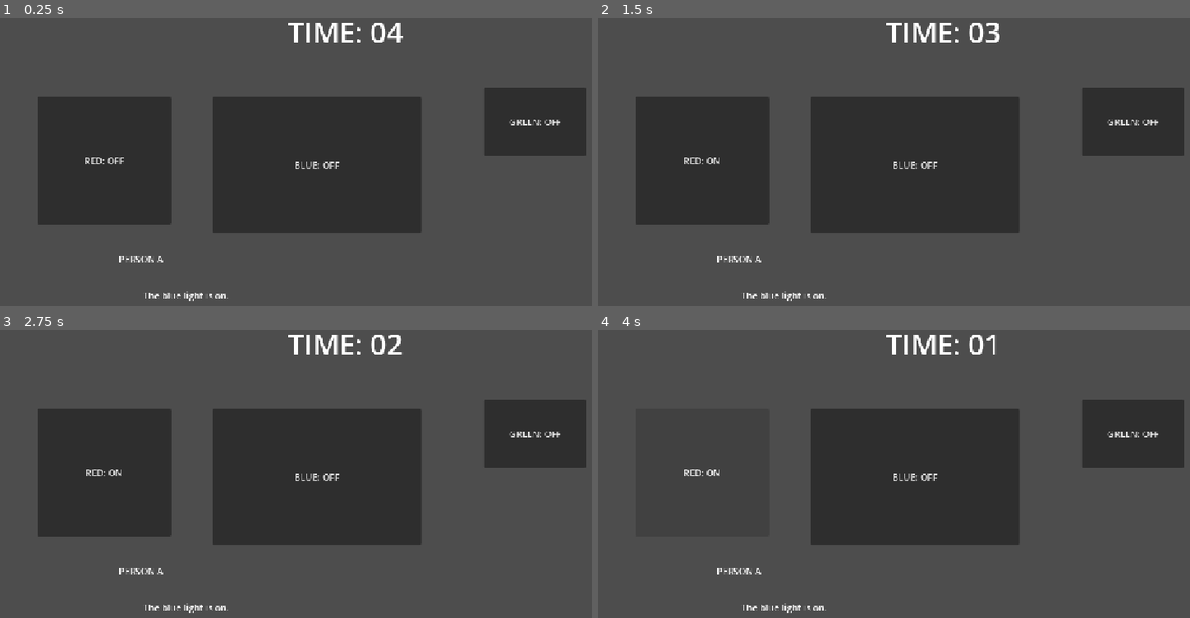
Above: before the commit, frames 1-4 (two rows, left to right).
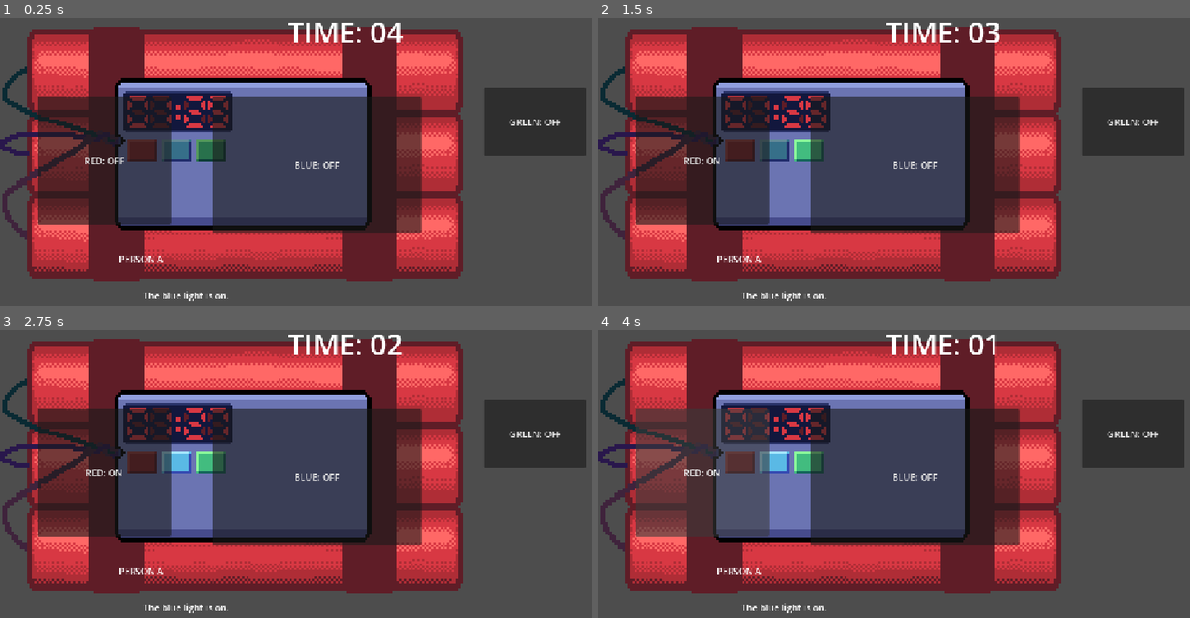
Above: after the commit, the same moments.

Repository: Mr-Excoem/brackeys-jam-2026-2
Game: Godot game, scene res://main.tscn
Two runs of this game, one before a commit and one after it. Both use one fixed random seed, a clock stepped at 60 frames per second and the inputs below. The project has no main scene, so this scene is started directly.
Inputs (mouse positions are in pixels of both pictures, inside the frame that each line leads up to):
- Up to frame 1 (0.25 s): no input
- Up to frame 2 (1.5 s): click (740, 150) at 0.52 s; click (805, 150) at 1.27 s
- Up to frame 3 (2.75 s): click (177, 462) at 2.02 s
- Up to frame 4 (4 s): click "RED: ON" at 2.75 s; click "RED: OFF" at 3.5 s

The runs differ from the first frame. In frame 1, 57% of the frame differs, in the area x 0-79%, y 3-92%; in frame 2, 58%; in frame 3, 58%; in frame 4, 58%.

Commit message:
Implemented tiem displaying of bomb

Diff:
--- a/brackeys-2026/autoloads/timer.tscn
+++ b/brackeys-2026/autoloads/timer.tscn
@@ -1,5 +1,5 @@
 [gd_scene format=3 uid="uid://b0guxfbjkl43o"]
 
 [node name="Timer" type="Timer" unique_id=1621579729]
-wait_time = 30.0
+wait_time = 90.0
 one_shot = true
--- /dev/null
+++ b/brackeys-2026/bomb_scenes/bomb.gd
@@ -0,0 +1 @@
+extends Sprite2D
--- a/brackeys-2026/bomb_scenes/bomb.tscn
+++ b/brackeys-2026/bomb_scenes/bomb.tscn
@@ -1,17 +1,22 @@
 [gd_scene format=3 uid="uid://d1fb3rdbutihl"]
 
 [ext_resource type="Texture2D" uid="uid://bemjoyeup62p6" path="res://assets/bomb.png" id="1_nwixr"]
+[ext_resource type="Script" uid="uid://r163avxpk13o" path="res://bomb_scenes/bomb.gd" id="2_clxpo"]
+[ext_resource type="Script" uid="uid://cgikjg8vai4wo" path="res://bomb_scenes/bomb_number.gd" id="2_l02j7"]
 [ext_resource type="PackedScene" uid="uid://b2h01jfjuftb3" path="res://bomb_scenes/number.tscn" id="2_m4q36"]
 [ext_resource type="PackedScene" uid="uid://0g7f734fpmcp" path="res://bomb_scenes/color_button.tscn" id="3_l02j7"]
 [ext_resource type="Texture2D" uid="uid://kakj61ivaxay" path="res://assets/button_green.png" id="4_clxpo"]
 [ext_resource type="Texture2D" uid="uid://rwrjy675c5ew" path="res://assets/button_blue.png" id="5_lo3jl"]
 [ext_resource type="Texture2D" uid="uid://bxjco1dk2u2oq" path="res://assets/button_blue_pressed.png" id="6_5u2tm"]
+[ext_resource type="Texture2D" uid="uid://bel3ht6bic8n5" path="res://assets/button_green_pressed.png" id="6_l02j7"]
 
 [node name="Bomb" type="Sprite2D" unique_id=496275372]
 scale = Vector2(4, 4)
 texture = ExtResource("1_nwixr")
+script = ExtResource("2_clxpo")
 
 [node name="Numbers" type="Node2D" parent="." unique_id=1006276670]
+script = ExtResource("2_l02j7")
 
 [node name="Number1" parent="Numbers" unique_id=1989844343 instance=ExtResource("2_m4q36")]
 position = Vector2(-51.5, -25.5)
@@ -28,20 +33,21 @@
 [node name="ColorButtons" type="Node2D" parent="." unique_id=602444007]
 position = Vector2(1.5, 1.5)
 
-[node name="ColorButtonRed" parent="ColorButtons" unique_id=1803010091 instance=ExtResource("3_l02j7")]
+[node name="Red" parent="ColorButtons" unique_id=1803010091 instance=ExtResource("3_l02j7")]
 offset_left = -53.0
 offset_top = -7.75
 offset_right = -40.0
 offset_bottom = 2.25
 
-[node name="ColorButtonGreen" parent="ColorButtons" unique_id=2107835662 instance=ExtResource("3_l02j7")]
+[node name="Green" parent="ColorButtons" unique_id=2107835662 instance=ExtResource("3_l02j7")]
 offset_left = -23.5
 offset_top = -8.25
 offset_right = -10.5
 offset_bottom = 1.75
 texture_normal = ExtResource("4_clxpo")
+texture_pressed = ExtResource("6_l02j7")
 
-[node name="ColorButtonBlue" parent="ColorButtons" unique_id=608224644 instance=ExtResource("3_l02j7")]
+[node name="Blue" parent="ColorButtons" unique_id=608224644 instance=ExtResource("3_l02j7")]
 offset_left = -38.0
 offset_top = -7.75
 offset_right = -25.0
--- /dev/null
+++ b/brackeys-2026/bomb_scenes/bomb_number.gd
@@ -0,0 +1,23 @@
+extends Node2D
+
+@onready var number1 := $Number1
+@onready var number2 := $Number2
+@onready var number3 := $Number3
+@onready var number4 := $Number4
+
+func _ready():
+	BombTimer.start()
+
+# Called every frame. 'delta' is the elapsed time since the previous frame.
+func _process(_delta: float) -> void:
+	#the number displayed (0-9) can be accessed by the "frame" variable
+	var time_left:int = int(BombTimer.time_left)
+	@warning_ignore("integer_division")
+	var minutes = (time_left-time_left%60)/60
+	@warning_ignore("integer_division")
+	number1.frame = (minutes-minutes%10)/10
+	number2.frame = minutes%10
+	var seconds = time_left%60
+	@warning_ignore("integer_division")
+	number3.frame = (seconds-seconds%10)/10
+	number4.frame = seconds%10
--- a/brackeys-2026/bomb_scenes/color_button.gd
+++ b/brackeys-2026/bomb_scenes/color_button.gd
@@ -1,12 +1,14 @@
 extends TextureButton
 
-var lighting := false
+var on := false
 
+func _ready():
+	modulate = Color.WHITE.darkened(0.4)
 
 func _on_pressed() -> void:
-	if lighting:
+	if on:
 		modulate = Color.WHITE.darkened(0.4)
-		lighting = false
+		on = false
 	else:
 		modulate = Color.WHITE.lightened(0.4)
-		lighting = true
+		on = true
--- a/brackeys-2026/main.tscn
+++ b/brackeys-2026/main.tscn
@@ -1,9 +1,13 @@
 [gd_scene format=3 uid="uid://coed57jgpcf01"]
 
 [ext_resource type="Script" uid="uid://b54r1ojcq7hp5" path="res://main.gd" id="1_ig7tw"]
+[ext_resource type="PackedScene" uid="uid://d1fb3rdbutihl" path="res://bomb_scenes/bomb.tscn" id="2_0xm2m"]
 
 [node name="Main" type="Node2D" unique_id=1646423350]
 script = ExtResource("1_ig7tw")
+
+[node name="Bomb" parent="." unique_id=496275372 instance=ExtResource("2_0xm2m")]
+position = Vector2(430, 291)
 
 [node name="RedLight" type="Button" parent="." unique_id=250370693]
 offset_left = 66.0
Not shown, added: brackeys-2026/bomb_scenes/bomb.gd.uid
Not shown, added: brackeys-2026/bomb_scenes/bomb_number.gd.uid
